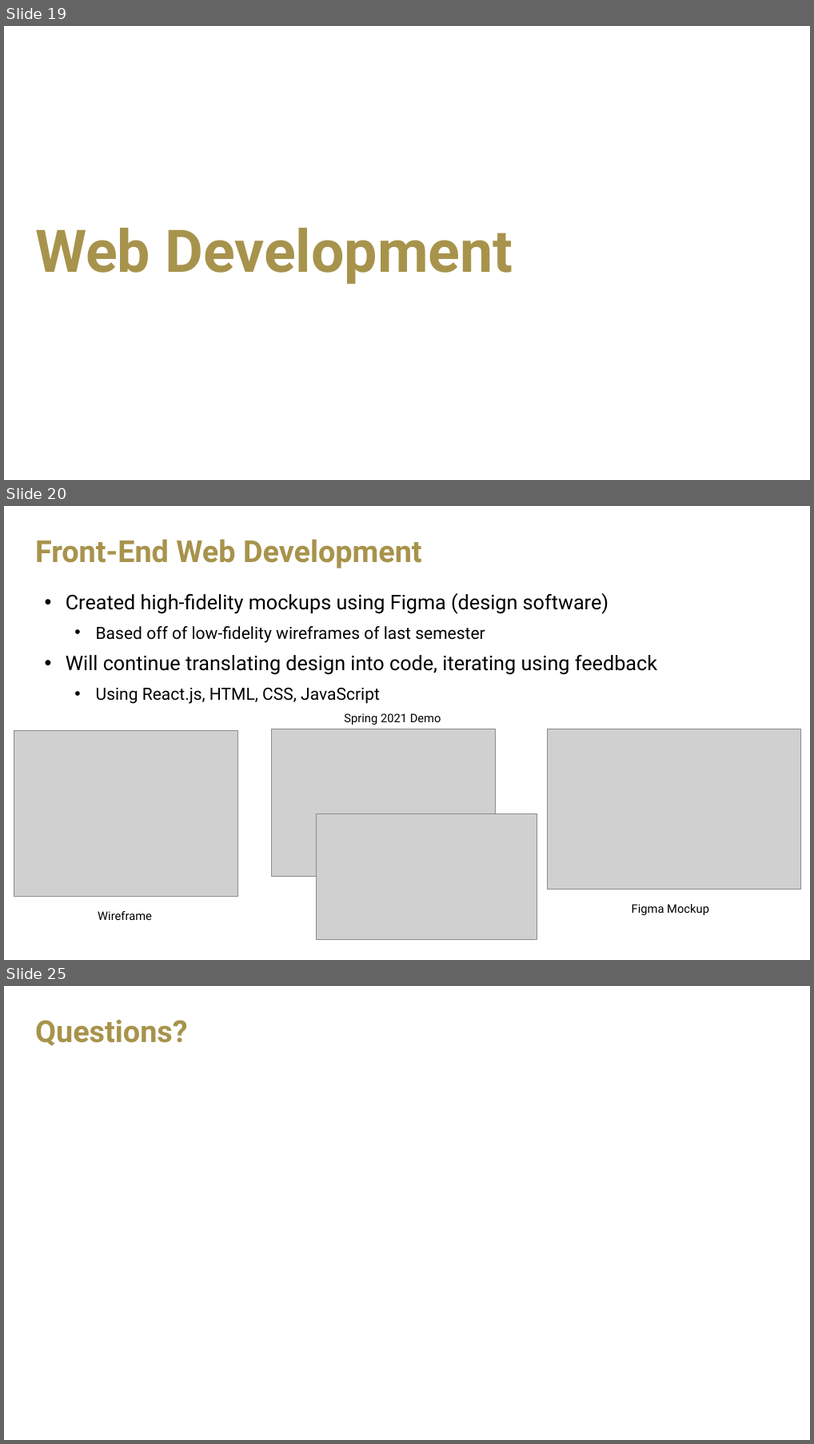
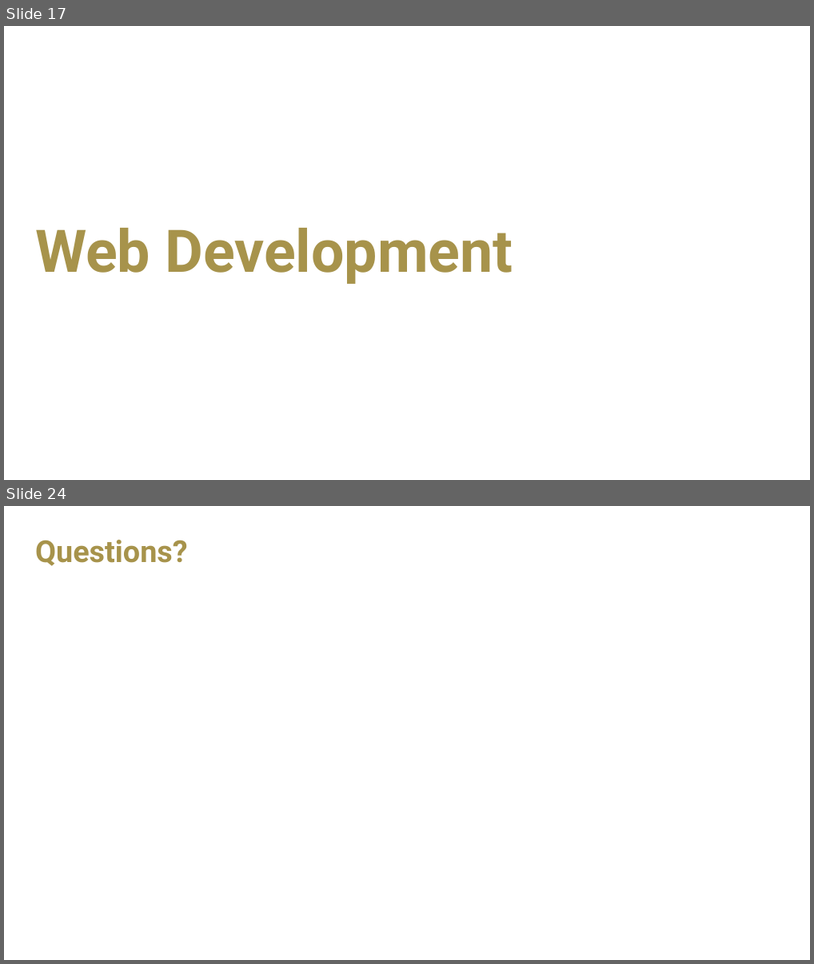
Before and after one commit to saloni-agshiker/DataDrivenEducationLab, a slide deck: spring-2022/presentations/VIP Presentation 1.pptx. Shown one above the other, each under a label of ours: slides 19, 20 and 25 before the commit, slides 17 and 24 after it; the slides between them are not shown. The pictures are 814x1444 and 814x964 pixels, drawn with LibreOffice and Linux fonts; fonts in the diff are those of the drawing; grey boxes stand for pictures; background and template pictures are left out. Boxes give left, top, right and bottom in pixels: in the first picture for what was removed or moved away, otherwise in the second. Text is boxed around its words. In the diff, an @@ line names an element or a change of style, - is before the commit and + after.

Commit message:
Little reorganization and added project related files and docs for Spring 2022 - Pratik

```diff
--- a/spring-2022/presentations/VIP Presentation 1.pptx
+++ b/spring-2022/presentations/VIP Presentation 1.pptx
@@ slide 20 removed at (4,506,810,960), background picture (left out) @@
@@ title removed at (35,539,422,568) @@
-Front-End Web Development
@@ text removed at (66,593,658,704) @@
-• Created high-fidelity mockups using Figma (design software)
-  • Based off of low-fidelity wireframes of last semester
-• Will continue translating design into code, iterating using feedback
-  • Using React.js, HTML, CSS, JavaScript
@@ text removed at (344,713,442,724) @@
-Spring 2021 Demo
@@ picture removed at (14,731,238,896) @@
@@ picture removed at (271,729,495,876) @@
@@ picture removed at (548,729,802,889) @@
@@ picture removed at (316,813,538,939) @@
@@ text removed at (98,911,152,920) @@
-Wireframe
@@ text removed at (632,904,710,915) @@
-Figma Mockup
@@ what was slide 19 is now slide 17 @@
@@ what was slide 25 is now slide 24 @@
```
Also in this commit, not shown: 8 slides changed, 12 slides added, 12 other slides removed, 11 other files.
